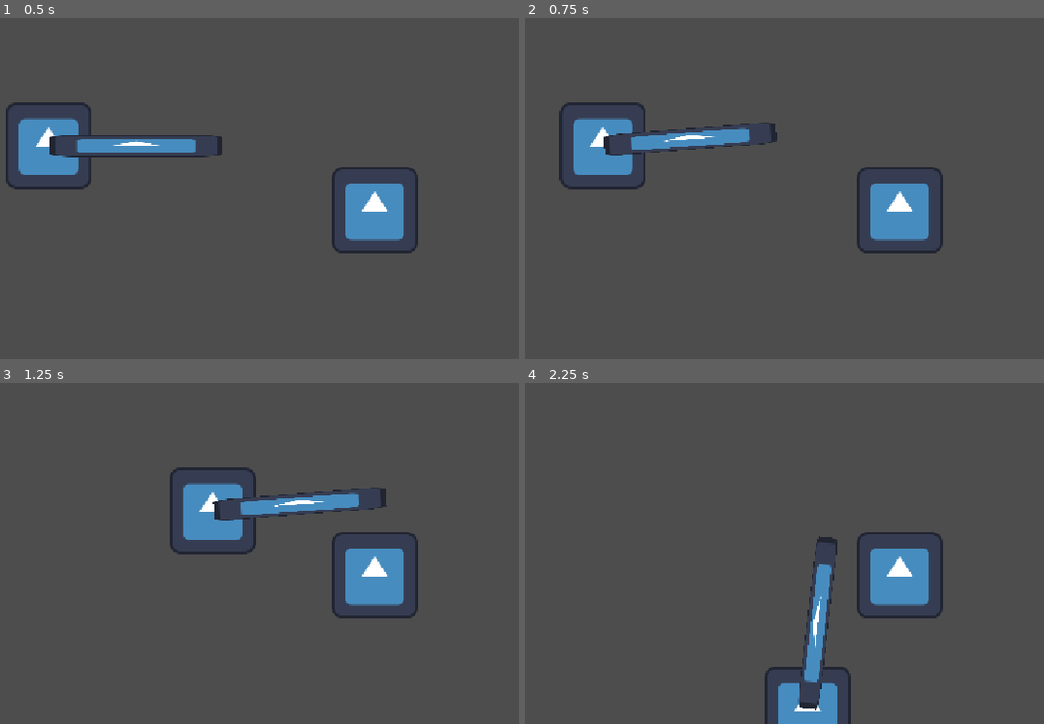
Above: before the commit, frames 1-4 (two rows, left to right).
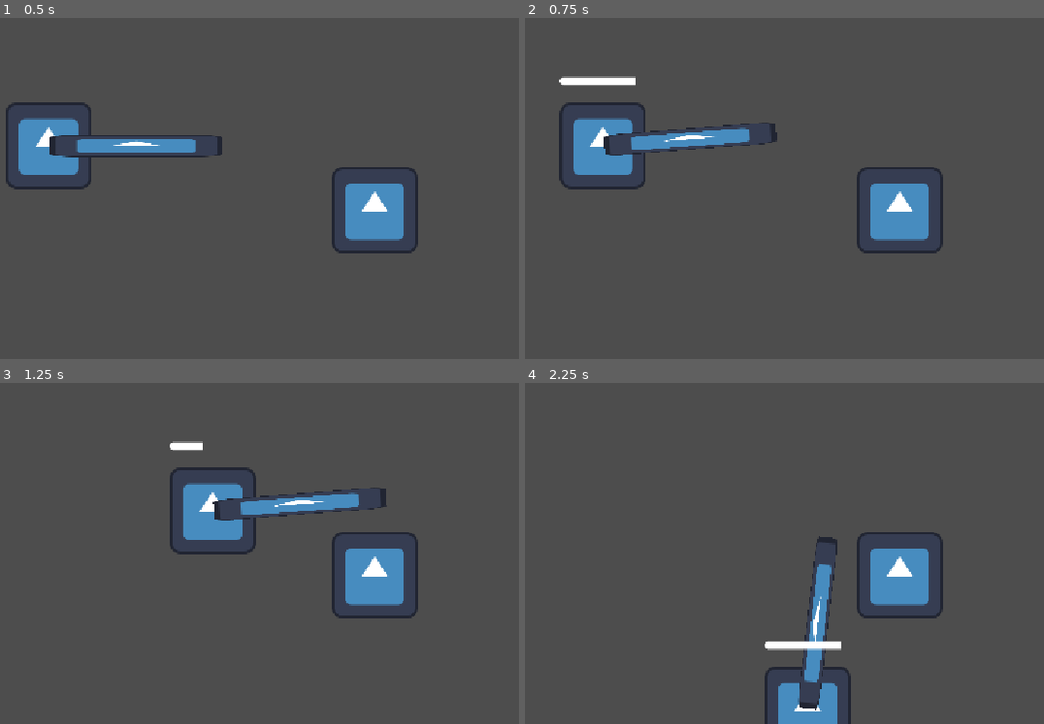
Above: after the commit, the same moments.

Repository: CplCanuck/mru-hacks-2026
Game: Godot game, scene res://assets/scenes/player_test.tscn
The game is run twice, just before and just after one commit, with the same random seed, the same clock (stepped at 60 frames per second) and the same inputs. This scene is started directly instead of the project's main scene. The engine's default icon, where the game draws it, is replaced by a stand-in: a white triangle on a blue panel in a dark square.
Inputs (mouse positions are in pixels of both pictures, inside the frame that each line leads up to):
- Up to frame 1 (0.5 s): no input
- Up to frame 2 (0.75 s): tap Enter at 0.5 s; move the mouse to (919, 120) at 0.52 s; hold D (right) from 0.53 s (still down); click (919, 120) at 0.6 s
- Up to frame 3 (1.25 s): keep holding D (right)
- Up to frame 4 (2.25 s): move the mouse to (592, 526) at 1.27 s; release D (right) at 1.28 s; hold S (down) 1.28-2.03 s; click (592, 526) at 1.35 s; move the mouse to (826, 410) at 2.02 s; hold D (right) from 2.03 s (still down); click (826, 410) at 2.1 s

Frame 1 is identical in both runs. In frame 2, 0.4% of the frame differs, in the area x 6-22%, y 17-20%; in frame 3, 0.2%; in frame 4, 0.4%.

Commit message:
Add Attack Cooldown Indicator

Diff:
--- a/assets/objects/player.tscn
+++ b/assets/objects/player.tscn
@@ -3,6 +3,8 @@
 [ext_resource type="Script" uid="uid://jok3quvn6ga6" path="res://assets/objects/player.gd" id="1_5pvfp"]
 [ext_resource type="Texture2D" uid="uid://bo61ecx5a02ga" path="res://icon.svg" id="1_ikdab"]
 [ext_resource type="Texture2D" uid="uid://iqj0shaupgj8" path="res://assets/sprites/icon.svg" id="3_jg13i"]
+[ext_resource type="Texture2D" uid="uid://dxadglr5jl0qk" path="res://assets/sprites/ProgressBar.png" id="4_6r1sy"]
+[ext_resource type="Script" uid="uid://dt36wd4ti631g" path="res://assets/objects/progress_bar.gd" id="4_jssbp"]
 
 [sub_resource type="CircleShape2D" id="CircleShape2D_bi8p6"]
 radius = 70.0
@@ -25,3 +27,11 @@
 position = Vector2(130, 0)
 scale = Vector2(2, 0.25)
 texture = ExtResource("3_jg13i")
+
+[node name="Attack Cooldown Progress" type="TextureProgressBar" parent="." unique_id=86862075]
+offset_left = -64.0
+offset_top = -104.0
+offset_right = 64.0
+offset_bottom = -77.0
+texture_progress = ExtResource("4_6r1sy")
+script = ExtResource("4_jssbp")
--- /dev/null
+++ b/assets/objects/progress_bar.gd
@@ -0,0 +1,17 @@
+extends TextureProgressBar
+
+@onready var attack_cooldown: Timer = $"../Attack Cooldown"
+
+
+# Called when the node enters the scene tree for the first time.
+func _ready() -> void:
+	# Set max value of the progress bar to the player's attack cooldown
+	max_value = $"..".attack_cooldown_value
+	step = max_value/60
+	pass
+
+
+# Called every frame. 'delta' is the elapsed time since the previous frame.
+func _process(_delta: float) -> void:
+	value = attack_cooldown.time_left
+	pass
Not shown, added: assets/objects/progress_bar.gd.uid
Binary file added: assets/sprites/ProgressBar.png
Not shown, added: assets/sprites/ProgressBar.png.import
